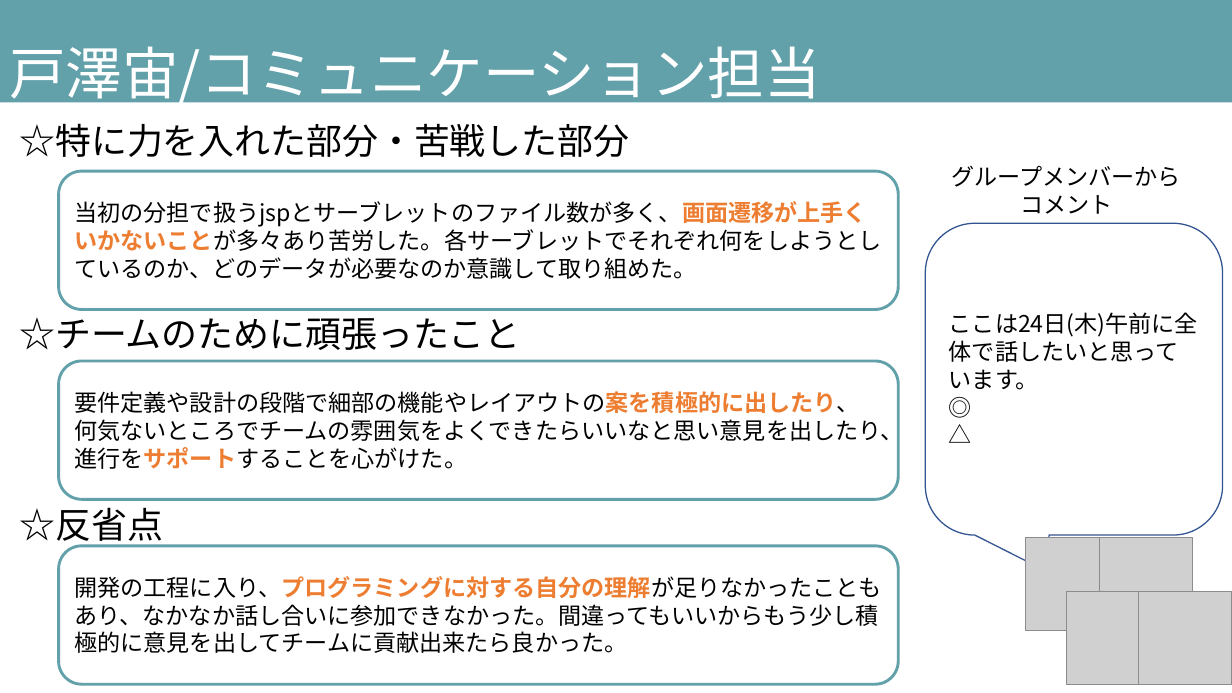
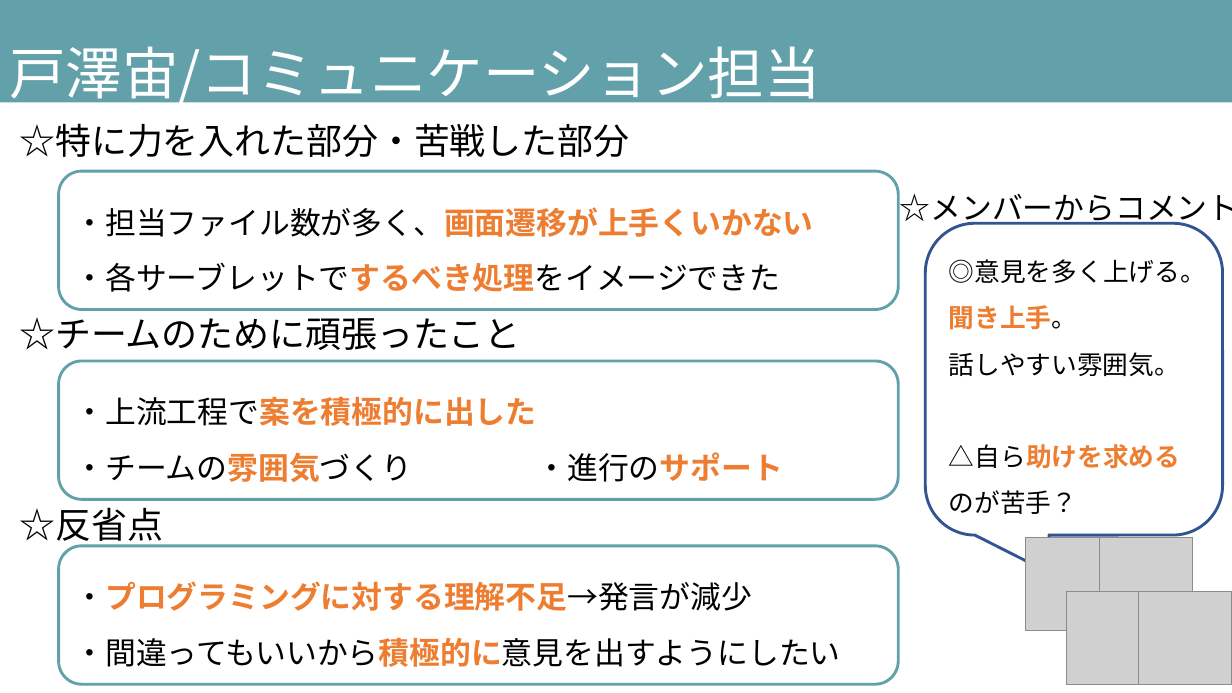
Before and after one commit to DOJO-2021/B-3, a slide deck: slide 18 of documents/発表スライド_ビーチサンダル.pptx (slide 17 before the commit). Drawn at 1232x693 pixels with LibreOffice and Linux fonts; fonts in the diff are those of the drawing; grey boxes stand for pictures. Boxes give left, top, right and bottom in pixels: in the first picture for what was removed or moved away, otherwise in the second. Text is boxed around its words. In the diff, an @@ line names an element or a change of style, - is before the commit and + after.

```diff
--- a/documents/発表スライド_ビーチサンダル.pptx
+++ b/documents/発表スライド_ビーチサンダル.pptx
@@ text in rounded rectangle at <box>74,207,813,292</box>: text changed; size 18 to 24 pt @@
-当初の分担で扱うjspとサーブレットのファイル数が多く、画面遷移が上手くいかないことが多々あり苦労した。各サーブレットでそれぞれ何をしようとしているのか、どのデータが必要なのか意識して取り組めた。
+・担当ファイル数が多く、画面遷移が上手くいかない
+・各サーブレットでするべき処理をイメージできた
@@ text at <box>900,194,1232,228</box>: text changed; size 18 to 24 pt @@
-グループメンバーからコメント
+☆メンバーからコメント
@@ rounded speech box "◎意見を多く上げる。" at <box>925,224,1223,535</box>: outline #325491 1 pt to #325491 2.25 pt @@
@@ text in rounded speech box at <box>949,259,1206,514</box>: text changed; size 18 to 20 pt @@
-ここは24日(木)午前に全体で話したいと思っています。
-◎
-△
+◎意見を多く上げる。
+聞き上手。
+話しやすい雰囲気。
+△自ら助けを求めるのが苦手？
@@ text in rounded rectangle at <box>74,397,782,482</box>: text changed; size 18 to 24 pt @@
-要件定義や設計の段階で細部の機能やレイアウトの案を積極的に出したり、何気ないところでチームの雰囲気をよくできたらいいなと思い意見を出したり、進行をサポートすることを心がけた。
+・上流工程で案を積極的に出した
+・チームの雰囲気づくり ・進行のサポート
@@ text in rounded rectangle at <box>74,581,840,667</box>: text changed; size 18 to 24 pt @@
-開発の工程に入り、プログラミングに対する自分の理解が足りなかったこともあり、なかなか話し合いに参加できなかった。間違ってもいいからもう少し積極的に意見を出してチームに貢献出来たら良かった。
+・プログラミングに対する理解不足→発言が減少
+・間違ってもいいから積極的に意見を出すようにしたい
```
Also in this commit, not shown: 9 other slides changed, 2 slides added, 4 other files.
